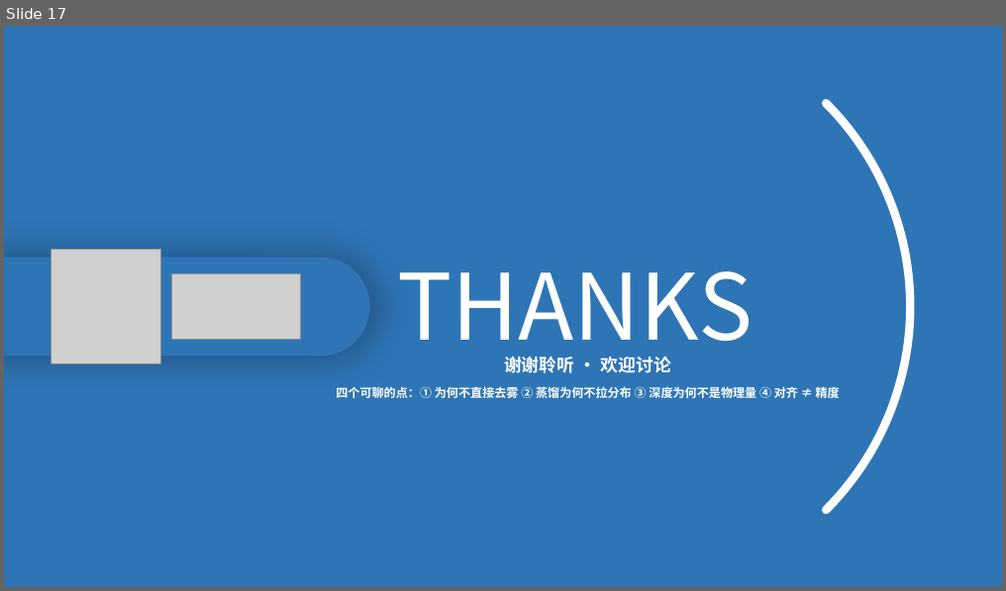
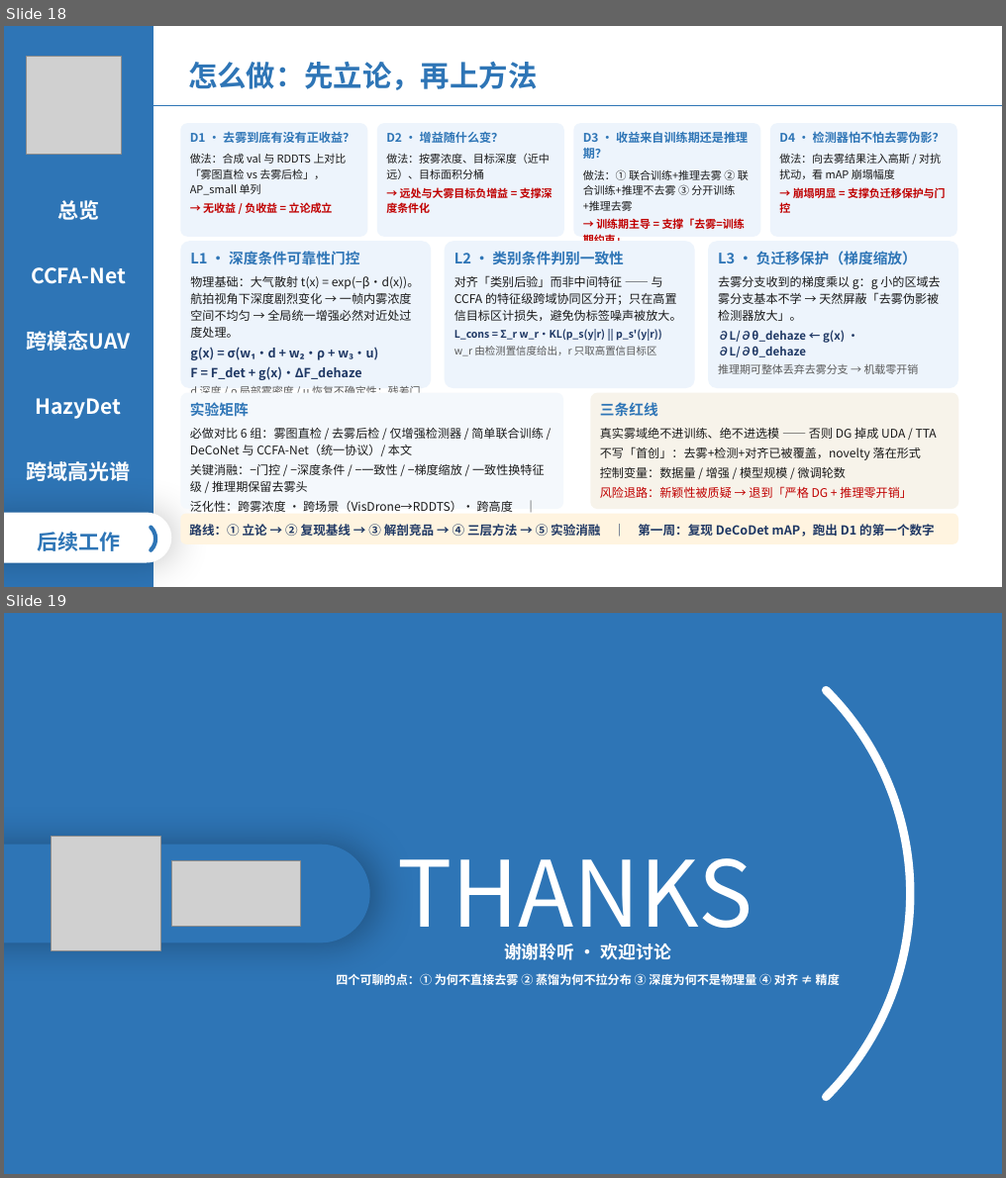
Before and after one commit to 139876/paper-notes, a slide deck: 论文精读/3-HazyDet精读/附件/四篇论文-组会汇报.pptx. Shown one above the other, each under a label of ours: slide 17 before the commit, slides 18 and 19 after it. The pictures are 1006x591 and 1006x1178 pixels, drawn with LibreOffice and Linux fonts; fonts in the diff are those of the drawing; grey boxes stand for pictures. Boxes give left, top, right and bottom in pixels: in the first picture for what was removed or moved away, otherwise in the second. Text is boxed around its words. In the diff, an @@ line names an element or a change of style, - is before the commit and + after.

```diff
--- a/论文精读/3-HazyDet精读/附件/四篇论文-组会汇报.pptx
+++ b/论文精读/3-HazyDet精读/附件/四篇论文-组会汇报.pptx
@@ slide 18 added at [4,26,1002,587], background #FFFFFF @@
@@ rectangle added at [4,26,153,587], fill #2E75B6 @@
@@ picture added at [27,57,121,155] @@
@@ text added at [188,61,537,90], 28 pt, text #2E75B6, bold @@
+怎么做：先立论，再上方法
@@ line added from (153, 105) to (1002, 105), #2E75B6 1.5 pt @@
@@ rounded rectangle added at [180,123,368,237], fill #EDF4FC, 10.5 pt, text #1A1A1A @@
+D1 · 去雾到底有没有正收益？
+做法：合成 val 与 RDDTS 上对比「雾图直检 vs 去雾后检」，AP_small 单列
+→ 无收益 / 负收益 = 立论成立
@@ rounded rectangle added at [377,123,564,237], fill #EDF4FC, 10.5 pt, text #1A1A1A, bold @@
+D2 · 增益随什么变？
+做法：按雾浓度、目标深度（近中远）、目标面积分桶
+→ 远处与大雾目标负增益 = 支撑深度条件化
@@ rounded rectangle added at [573,123,761,237], fill #EDF4FC, 10.5 pt, text #1A1A1A, bold @@
+D3 · 收益来自训练期还是推理期？
+做法：① 联合训练+推理去雾 ② 联合训练+推理不去雾 ③ 分开训练+推理去雾
+→ 训练期主导 = 支撑「去雾=训练期约束」
@@ rounded rectangle added at [770,123,957,237], fill #EDF4FC, 10.5 pt, text #1A1A1A, bold @@
+D4 · 检测器怕不怕去雾伪影？
+做法：向去雾结果注入高斯 / 对抗扰动，看 mAP 崩塌幅度
+→ 崩塌明显 = 支撑负迁移保护与门控
@@ text added at [57,200,99,220], 20 pt, text #FFFFFF, bold @@
+总览
@@ rounded rectangle added at [180,241,432,388], fill #EDF4FC, 11.5 pt, text #1A1A1A @@
+L1 · 深度条件可靠性门控
+物理基础：大气散射 t(x) = exp(−β·d(x))。航拍视角下深度剧烈变化 → 一帧内雾浓度空间不均匀 → 全局统一增强必然对近处过度处理。
+g(x) = σ(w₁·d + w₂·ρ + w₃·u)
+F = F_det + g(x)·ΔF_dehaze
+d 深度 / ρ 局部雾密度 / u 恢复不确定性；残差门控而非串联
@@ rounded rectangle added at [445,241,695,388], fill #EDF4FC, 10 pt, text #1A1A1A @@
+L2 · 类别条件判别一致性
+对齐「类别后验」而非中间特征 —— 与 CCFA 的特征级跨域协同区分开；只在高置信目标区计损失，避免伪标签噪声被放大。
+L_cons = Σ_r w_r·KL(p_s(y|r) || p_s'(y|r))
+w_r 由检测置信度给出，r 只取高置信目标区
@@ rounded rectangle added at [709,241,959,388], fill #EDF4FC, 11.5 pt, text #1A1A1A @@
+L3 · 负迁移保护（梯度缩放）
+去雾分支收到的梯度乘以 g：g 小的区域去雾分支基本不学 → 天然屏蔽「去雾伪影被检测器放大」。
+∂L/∂θ_dehaze ← g(x) · ∂L/∂θ_dehaze
+推理期可整体丢弃去雾分支 → 机载零开销
@@ text added at [31,268,126,284], 20 pt, text #FFFFFF, bold @@
+CCFA-Net
@@ text added at [27,331,131,351], 20 pt, text #FFFFFF, bold @@
+跨模态UAV
@@ text added at [36,398,122,419], 20 pt, text #FFFFFF, bold @@
+HazyDet
@@ rounded rectangle added at [180,393,564,509], fill #F4F8FC, 11.5 pt, text #1A1A1A @@
+实验矩阵
+必做对比 6 组：雾图直检 / 去雾后检 / 仅增强检测器 / 简单联合训练 / DeCoNet 与 CCFA-Net（统一协议）/ 本文
+关键消融：−门控 / −深度条件 / −一致性 / −梯度缩放 / 一致性换特征级 / 推理期保留去雾头
+泛化性：跨雾浓度 · 跨场景（VisDrone→RDDTS）· 跨高度 ｜ 效率：FLOPs / 延迟 / 显存
@@ rounded rectangle added at [590,393,958,509], fill #F7F3EA, 11.5 pt, text #1A1A1A @@
+三条红线
+真实雾域绝不进训练、绝不进选模 —— 否则 DG 掉成 UDA / TTA
+不写「首创」：去雾+检测+对齐已被覆盖，novelty 落在形式
+控制变量：数据量 / 增强 / 模型规模 / 微调轮数
+风险退路：新颖性被质疑 → 退到「严格 DG + 推理零开销」
@@ text added at [26,462,130,481], 20 pt, text #FFFFFF, bold @@
+跨域高光谱
@@ rounded rectangle added at [4,513,171,563], fill #FFFFFF @@
@@ arc (boxed as its full ellipse) added at [116,516,161,562], outline #2E75B6 4 pt @@
@@ rounded rectangle added at [180,514,958,545], fill #FFF4E0, 12 pt, text #1F3864, bold @@
+路线：① 立论 → ② 复现基线 → ③ 解剖竞品 → ④ 三层方法 → ⑤ 实验消融 ｜ 第一周：复现 DeCoDet mAP，跑出 D1 的第一个数字
@@ text added at [37,532,120,552], 20 pt, text #2E75B6, bold @@
+后续工作
@@ what was slide 17 is now slide 19 @@
```
Also in this commit, not shown: 1 slide changed, 1 other slide added.
